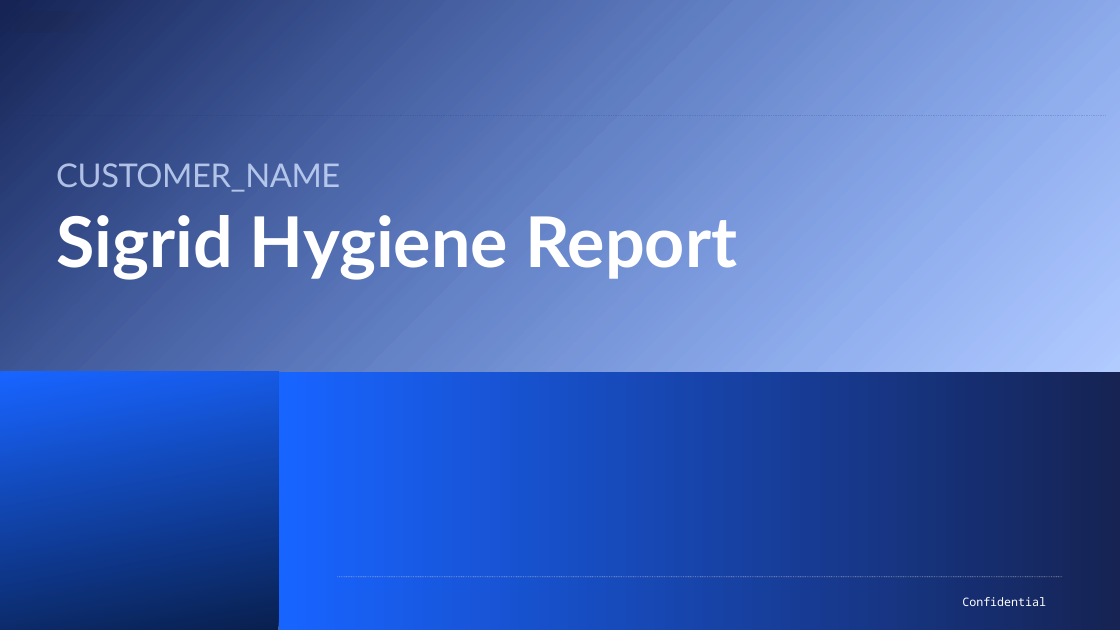
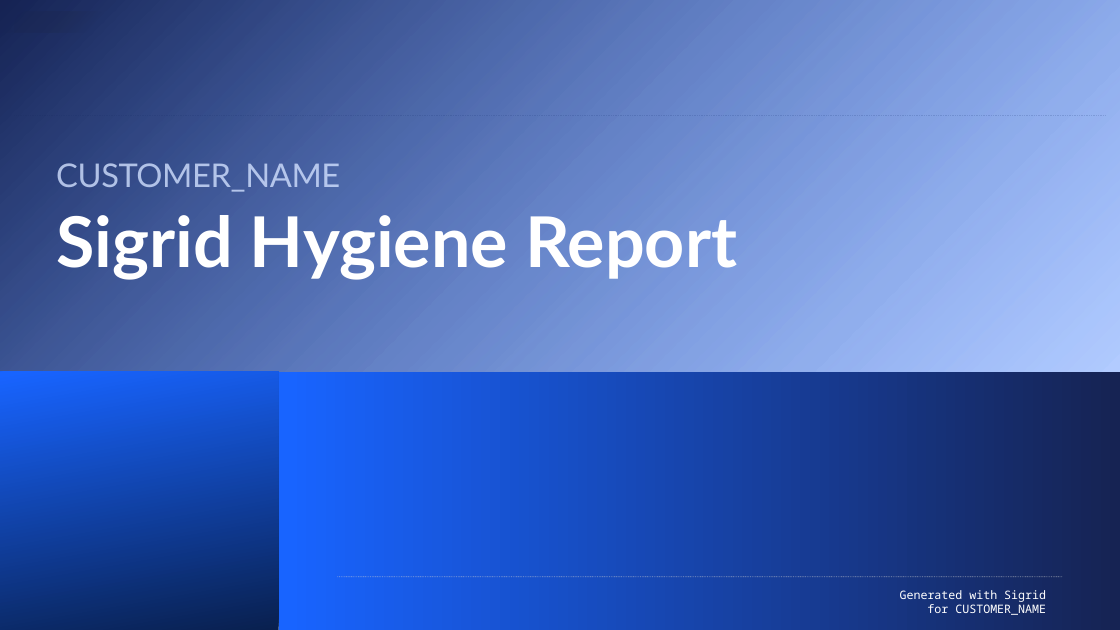
Before and after one commit to Sim007/sigrid-report-generator, a slide deck: slide 1 of src/report_generator/presets/templates/hygiene-report.pptx. Drawn at 1120x630 pixels with LibreOffice and Linux fonts; fonts in the diff are those of the drawing; background and template pictures are left out. Boxes give left, top, right and bottom in pixels: in the first picture for what was removed or moved away, otherwise in the second. Text is boxed around its words. In the diff, an @@ line names an element or a change of style, - is before the commit and + after.

Commit message:
Add 'generated for client' message

```diff
--- a/src/report_generator/presets/templates/hygiene-report.pptx
+++ b/src/report_generator/presets/templates/hygiene-report.pptx
@@ text at box(900, 590, 1046, 615): text changed @@
-Confidential
+Generated with Sigrid
+for CUSTOMER_NAME
```
Also in this commit, not shown: 5 other slides changed, 2 other files.
